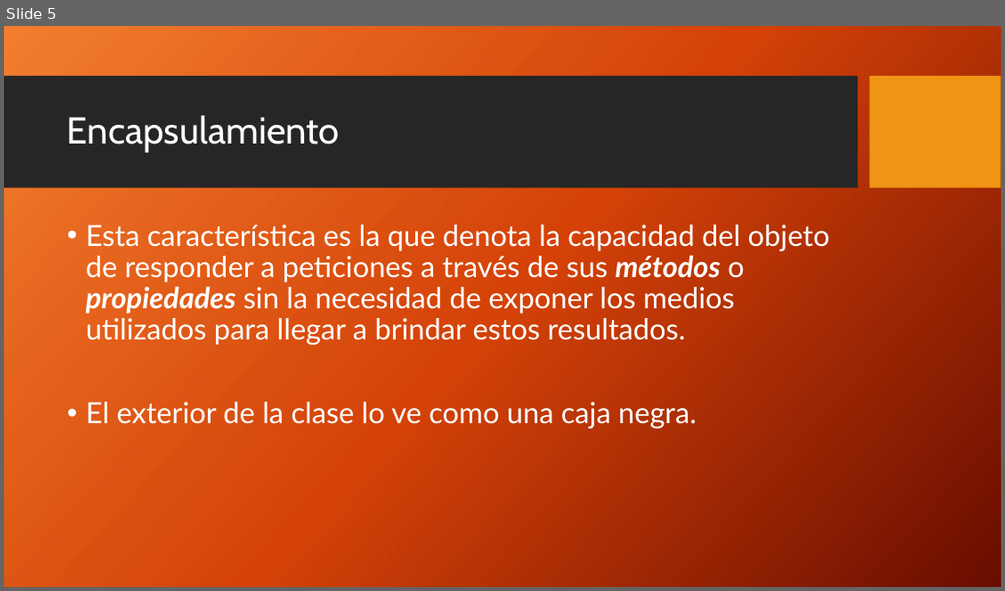
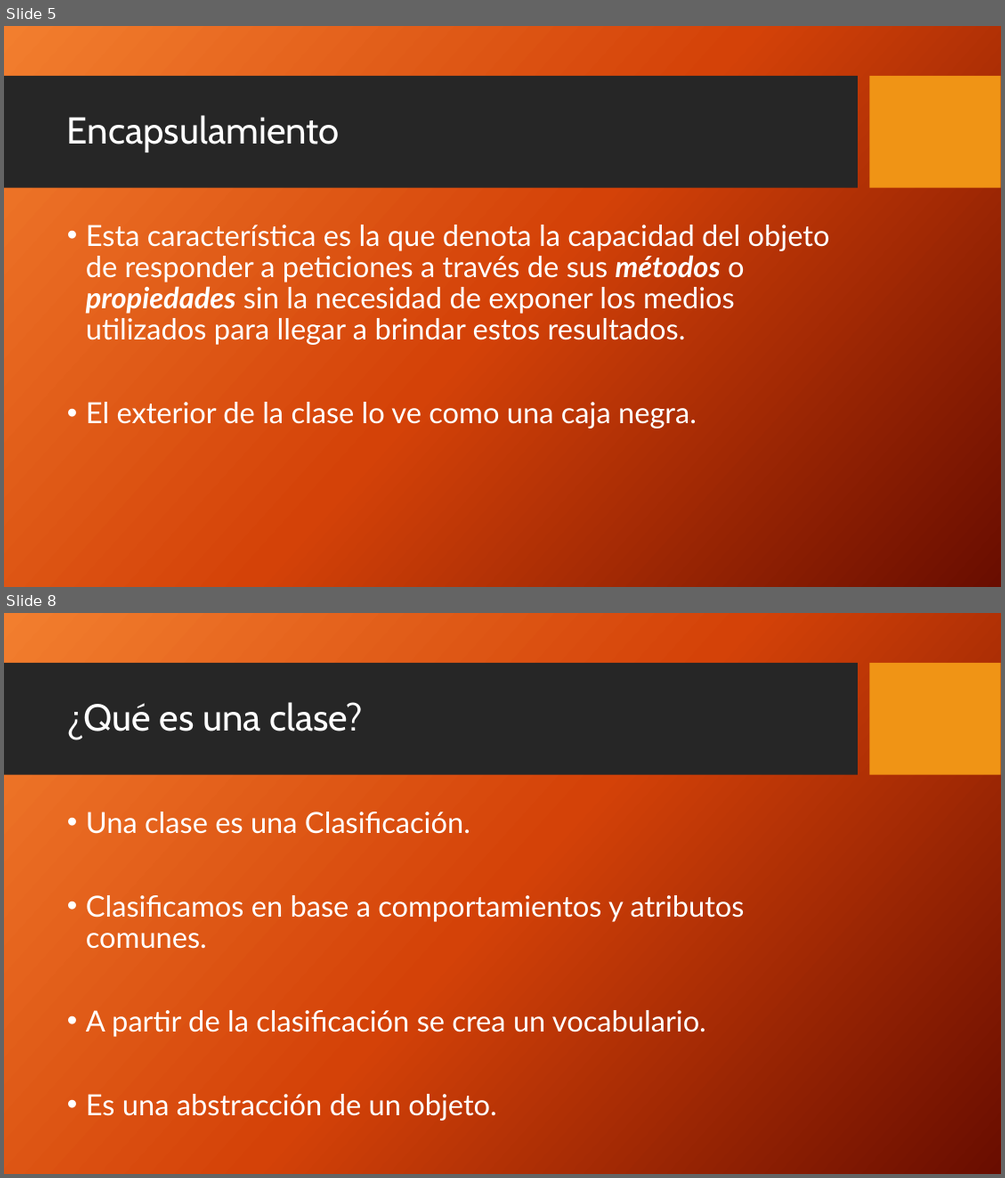
Before and after one commit to FedeDavila1984/utn_prog_y_lab_II, a slide deck: PPTs/ProgramacionII_Clase_02-2018.pptx. Shown one above the other, each under a label of ours: slide 5 before the commit, slides 5 and 8 after it; the slides between them are not shown. The pictures are 1005x591 and 1005x1178 pixels, drawn with LibreOffice and Linux fonts; fonts in the diff are those of the drawing; background and template pictures are left out. Boxes give left, top, right and bottom in pixels: in the first picture for what was removed or moved away, otherwise in the second. Text is boxed around its words. In the diff, an @@ line names an element or a change of style, - is before the commit and + after.

```diff
--- a/PPTs/ProgramacionII_Clase_02-2018.pptx
+++ b/PPTs/ProgramacionII_Clase_02-2018.pptx
@@ slide 8 added at bbox=[4, 613, 1001, 1174], background picture (left out); not listed: 2 template elements that a slide beside it also shows @@
@@ title added at bbox=[67, 702, 363, 739], 36 pt, text #FFFFFF @@
+¿Qué es una clase?
@@ text added at bbox=[86, 811, 744, 1120], 28 pt, text #FFFFFF @@
+• Una clase es una Clasificación.
+• Clasificamos en base a comportamientos y atributos comunes.
+• A partir de la clasificación se crea un vocabulario.
+• Es una abstracción de un objeto.
```
Also in this commit, not shown: 2 slides changed, 2 other slides added, 1 other file.
